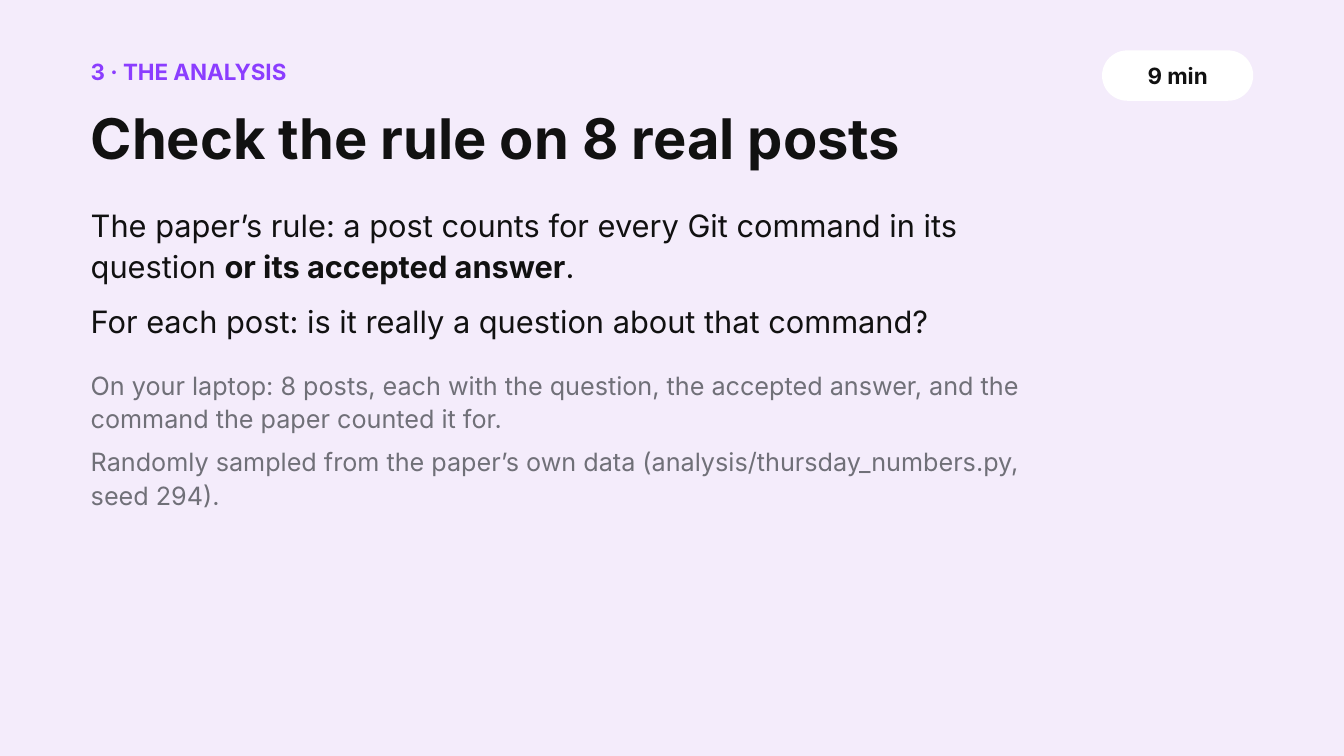
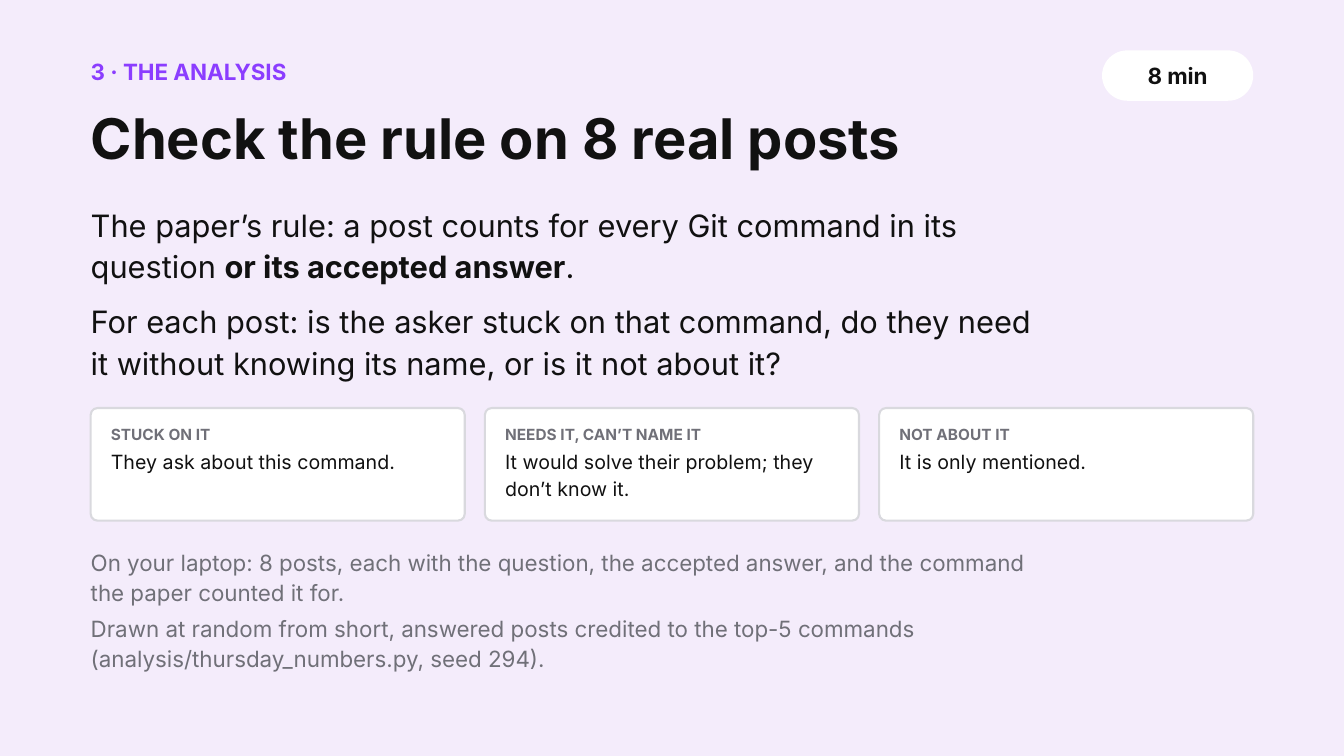
Before and after one commit to shubham3-ucb/cs294-pl, a slide deck: slide 10 of slides/thursday_app.pptx. Drawn at 1344x756 pixels with LibreOffice and Linux fonts; fonts in the diff are those of the drawing. Boxes give left, top, right and bottom in pixels: in the first picture for what was removed or moved away, otherwise in the second. Text is boxed around its words. In the diff, an @@ line names an element or a change of style, - is before the commit and + after.

```diff
--- a/slides/thursday_app.pptx
+++ b/slides/thursday_app.pptx
@@ text in rounded rectangle at [1148,67,1207,85]: text changed @@
-9 min
+8 min
@@ text at [91,310,1031,381]: text changed @@
-For each post: is it really a question about that command?
+For each post: is the asker stuck on that command, do they need it without knowing its name, or is it not about it?
@@ rounded rectangle added at [91,408,465,521], fill #FFFFFF, outline #D9D9DE 1.5 pt @@
@@ rounded rectangle added at [485,408,859,521], fill #FFFFFF, outline #D9D9DE 1.5 pt @@
@@ rounded rectangle added at [879,408,1253,521], fill #FFFFFF, outline #D9D9DE 1.5 pt @@
@@ text added at [111,428,211,440], 11 pt, text #707078, bold @@
+STUCK ON IT
@@ text added at [505,428,702,443], 11 pt, text #707078, bold @@
+NEEDS IT, CAN’T NAME IT
@@ text added at [899,429,1010,440], 11 pt, text #707078, bold @@
+NOT ABOUT IT
@@ text added at [111,454,395,473], 14 pt, text #111111 @@
+They ask about this command.
@@ text added at [505,454,813,497], 14 pt, text #111111 @@
+It would solve their problem; they don’t know it.
@@ text added at [899,454,1086,473], 14 pt, text #111111 @@
+It is only mentioned.
@@ text at [91,554,1025,606]: size 18 to 16 pt in "On your laptop: 8 posts, each with ..." @@
@@ text "On your laptop: 8 posts, ...": place and size @@
-text "On your laptop: 8 posts, ..." at [91,376,1019,507]
+text "On your laptop: 8 posts, ..." at [91,554,1025,672]
@@ text at [91,620,914,672]: text changed; size 18 to 16 pt @@
-Randomly sampled from the paper’s own data (analysis/thursday_numbers.py, seed 294).
+Drawn at random from short, answered posts credited to the top-5 commands (analysis/thursday_numbers.py, seed 294).
```
Also in this commit, not shown: 10 other slides changed, 3 slides added, 2 slides removed, 20 other files.
